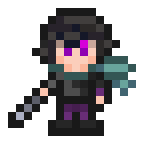
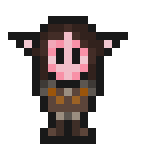
Two versions of the same layered image (144px x 144px). Layer-by-layer changes:
added group "Fergal" with 3 layers above "ciol" over [8, 8, 136, 144]
added layer "Elfe copy" in group "Fergal" over [8, 16, 128, 144]
hid group "nuit copy" (4 layers) over [8, 8, 136, 144]
